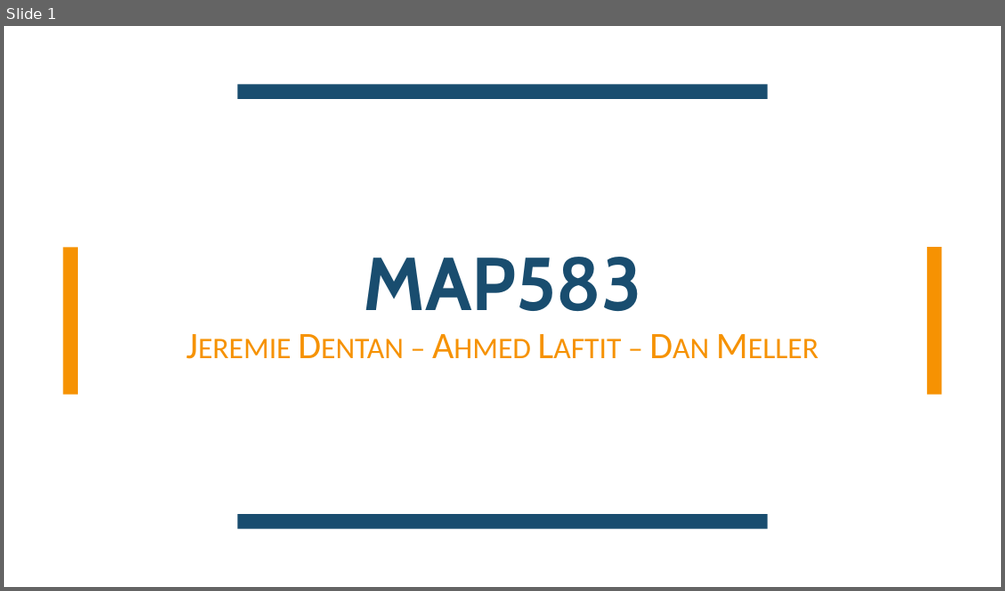
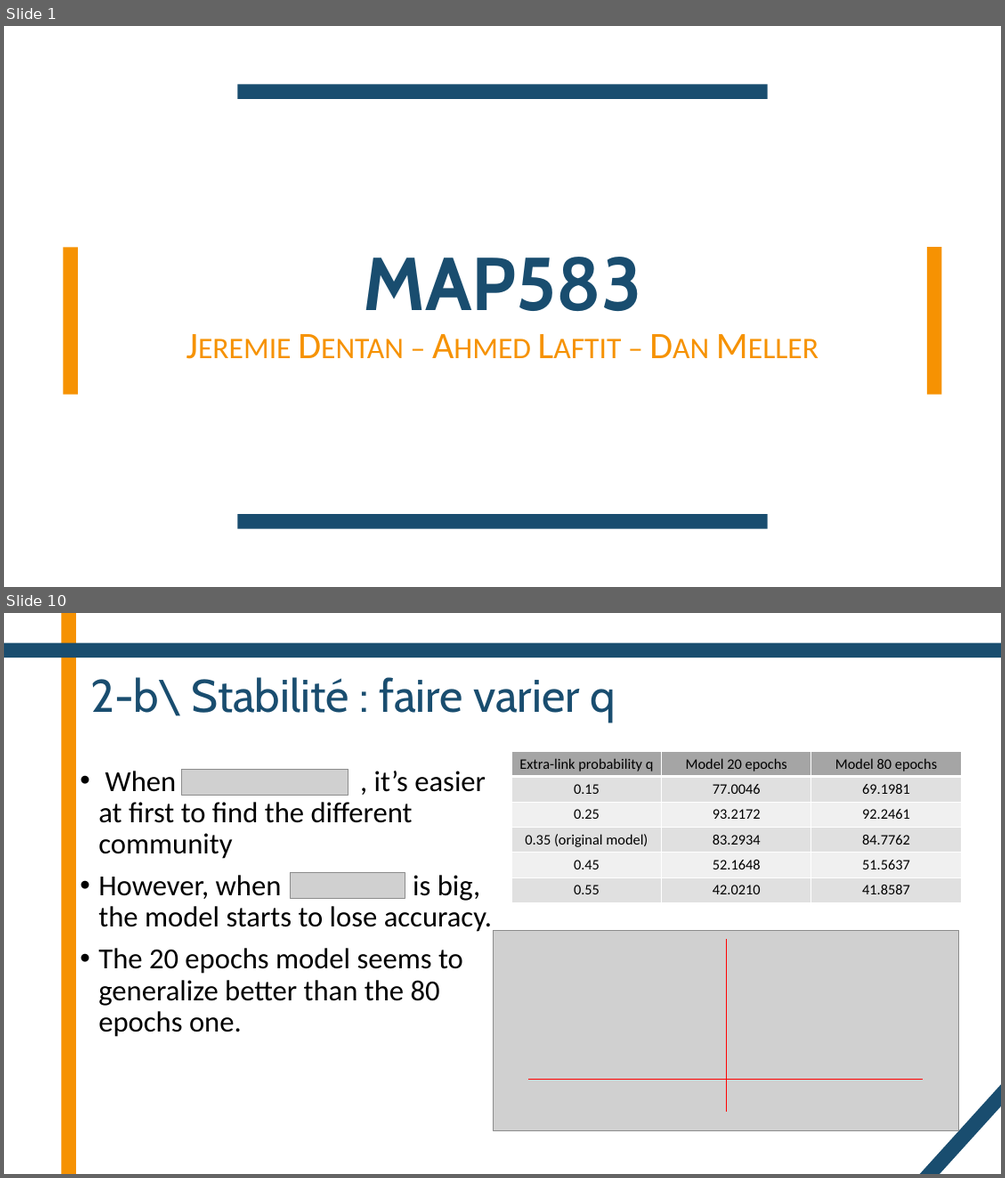
Before and after one commit to DentanJeremie/MAP583-Graph-Transformers, a slide deck: presentation/Presentation.pptx. Shown one above the other, each under a label of ours: slide 1 before the commit, slides 1 and 10 after it; the slides between them are not shown. The pictures are 1005x591 and 1005x1178 pixels, drawn with LibreOffice and Linux fonts; fonts in the diff are those of the drawing; grey boxes stand for pictures. Boxes give left, top, right and bottom in pixels: in the first picture for what was removed or moved away, otherwise in the second. Text is boxed around its words. In the diff, an @@ line names an element or a change of style, - is before the commit and + after.

```diff
--- a/presentation/Presentation.pptx
+++ b/presentation/Presentation.pptx
@@ slide 10 added at <box>4,613,1001,1174</box>, background #FFFFFF @@
@@ rectangle added at <box>62,613,77,1174</box>, fill #F69202 @@
@@ rectangle added at <box>4,643,1001,657</box>, fill #194D6F @@
@@ title added at <box>91,677,616,722</box>, 44 pt, text #194D6F @@
+2-b\ Stabilité : faire varier q
@@ text added at <box>98,771,492,1037</box>, 28 pt, text #000000 @@
+• When , it’s easier at first to find the different community
+• However, when is big, the model starts to lose accuracy.
+• The 20 epochs model seems to generalize better than the 80 epochs one.
@@ picture added at <box>181,769,348,795</box> @@
@@ table added at <box>512,751,961,901</box>, 6 rows, 3 columns @@
+Extra-link probability q | Model 20 epochs | Model 80 epochs
+0.15 | 77.0046 | 69.1981
+0.25 | 93.2172 | 92.2461
+0.35 (original model) | 83.2934 | 84.7762
+0.45 | 52.1648 | 51.5637
+0.55 | 42.0210 | 41.8587
@@ picture added at <box>290,873,404,898</box> @@
@@ picture added at <box>494,930,959,1130</box> @@
@@ line added from (727, 1111) to (727, 939), #FF0000 0.5 pt @@
@@ rectangle added at <box>905,1064,1001,1174</box>, fill #194D6F @@
@@ line added from (528, 1078) to (922, 1078), #FF0000 0.5 pt @@
```
Also in this commit, not shown: 6 slides changed, 4 other slides added, 1 slide removed, 3 other files.
